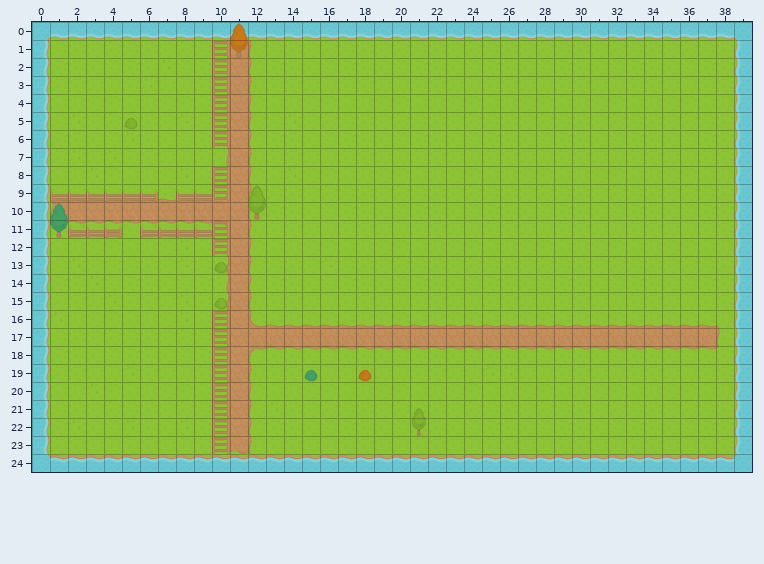
Two states of a Tiled map, FarmerFindsDog/Resources/tiles/m02.tmx. Above: the version before the commit.
Cells are 64x64 px. Shown: x 0..39, y 0..24.
Once edited:
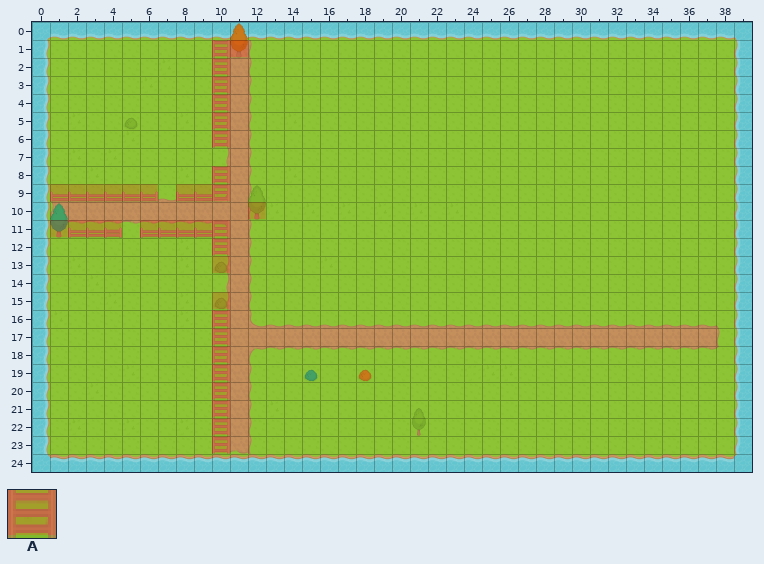
Key: from "meta_tiles": A 0.
_ is an empty cell.
Tiles of an added or newly shown layer are drawn over the layers below it.
See-through tiles are keyed as they look on the map.
From old to new:
Layer "obstacles-layer" (added):
y 1: x 10..11 __ -> AA
y 2..6: x 10 _ -> A
y 8: x 10 _ -> A
y 9: x 1..6 ______ -> AAAAAA; x 8..10 ___ -> AAA
y 10: x 12 _ -> A
y 11: x 1..4 ____ -> AAAA; x 6..10 _____ -> AAAAA
y 12..13: x 10 _ -> A
y 15..23: x 10 _ -> A
Changed places in both pictures, as pixel boxes (x1, y1, x2, y2):
added: (212, 40, 248, 148)
added: (176, 166, 230, 202)
added: (50, 184, 158, 202)
added: (248, 202, 266, 220)
added: (50, 220, 122, 238)
added: (140, 220, 230, 274)
added: (212, 292, 230, 454)
